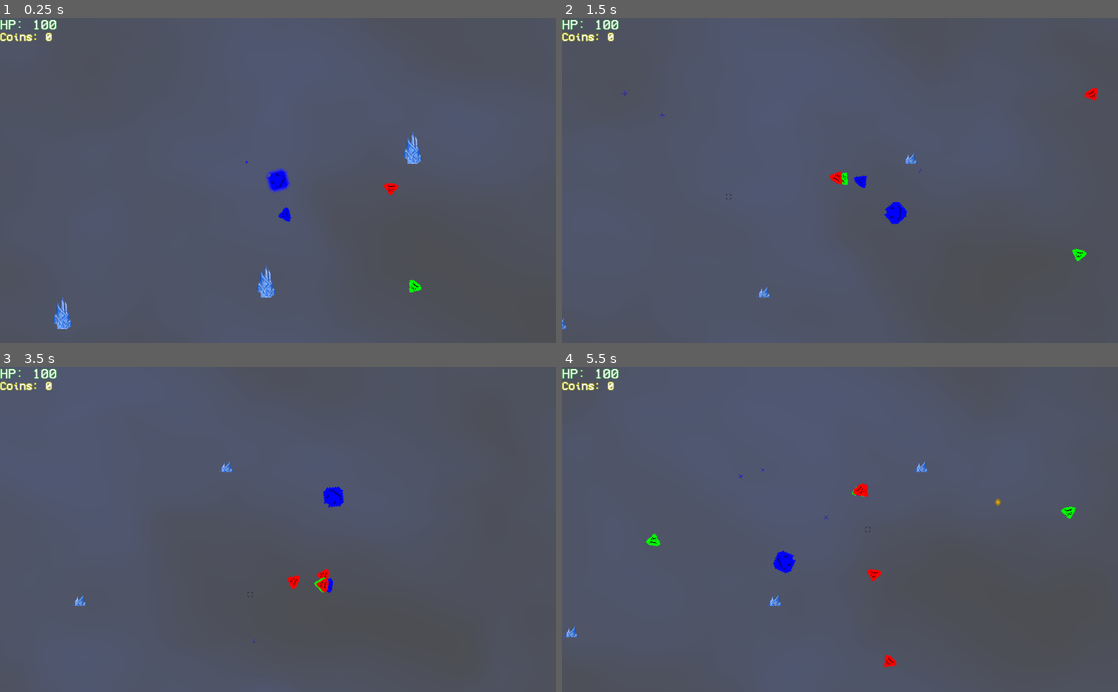
Above: before the commit, frames 1-4 (two rows, left to right).
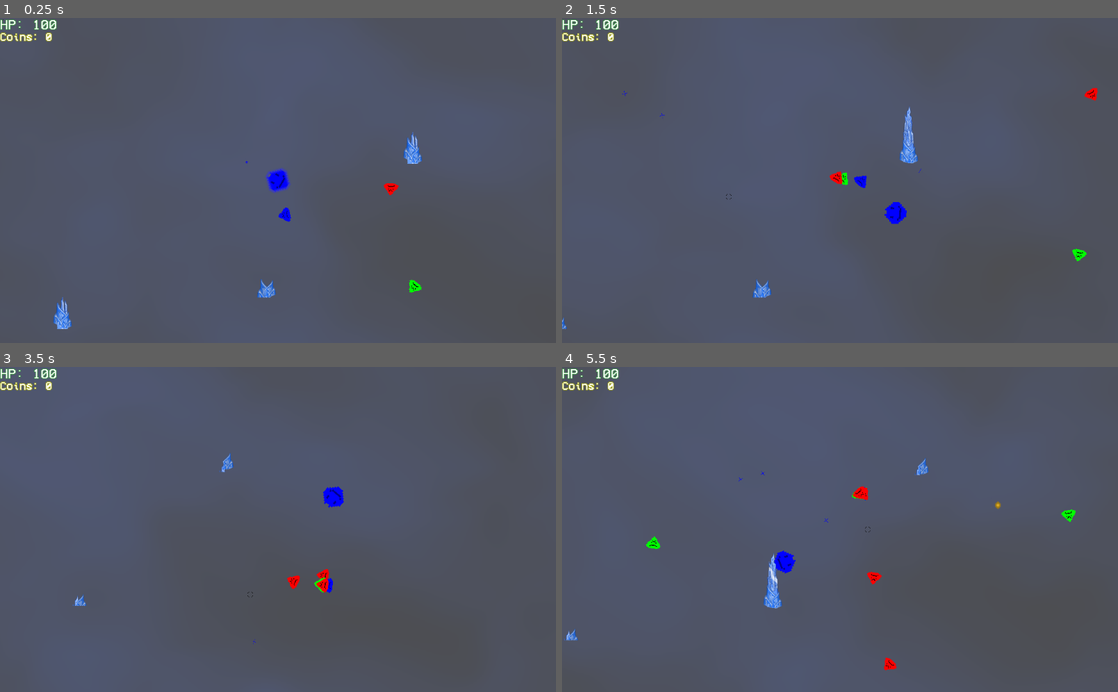
Above: after the commit, the same moments.

Repository: JuanG10/boss
Game: Godot game, scene res://proof of concept.tscn
The game is run twice, just before and just after one commit, with the same random seed, the same clock (stepped at 60 frames per second) and the same inputs. The engine's default icon, where the game draws it, is replaced by a stand-in: a white triangle on a blue panel in a dark square.
Inputs (mouse positions are in pixels of both pictures, inside the frame that each line leads up to):
- Up to frame 1 (0.25 s): no input
- Up to frame 2 (1.5 s): tap Enter (ui_accept) at 0.5, 0.77 s; move the mouse to (962, 164) at 0.52 s; hold D (right) 0.53-1.28 s; tap 5 (Activate_cuchillo) at 0.6 s; click (962, 164) at 0.67 s; move the mouse to (728, 196) at 1.27 s; hold S (down) from 1.28 s (still down); tap 1 (Activate_damage) at 1.35 s
- Up to frame 3 (3.5 s): tap Enter (ui_accept) at 1.52, 3.02 s; move the mouse to (333, 458) at 2.02 s; release S (down) at 2.03 s; hold D (right) 2.03-2.78 s; tap 4 (Activate_damage_1) at 2.1 s; move the mouse to (250, 594) at 2.77 s; hold W (up) from 2.78 s (still down); tap 2 (Activate_speed) at 2.85 s; click (250, 594) at 2.92 s
- Up to frame 4 (5.5 s): move the mouse to (1006, 578) at 3.52 s; release W (up) at 3.53 s; hold A (left) 3.53-5.03 s; tap E (next_color) at 3.6 s; tap Enter (ui_accept) at 3.77, 4.52 s; move the mouse to (673, 480) at 4.27 s; tap Q (previous_color) at 4.35 s; move the mouse to (867, 529) at 5.02 s; hold S (down) from 5.03 s (still down); tap 5 (Activate_cuchillo) at 5.1 s; click (867, 529) at 5.17 s

The runs differ from the first frame. In frame 1, 0.2% of the frame differs, in the area x 46-50%, y 76-87%; in frame 2, 0.4%; in frame 3, less than 0.1%; in frame 4, 0.8%, in the area x 0-93%, y 27-94%.

Commit message:
solucionadaTrampaAzulNoFuncionaba

Diff:
--- a/Player/Player.gd
+++ b/Player/Player.gd
@@ -43,6 +43,7 @@
 onready var poison_timer = $Poison_timer
 var is_poisoned = false
 var poison_speed = 2
+onready var frezze_timer = $Frezze_timer
 
 func initialize(l,c):
 	label = l
@@ -395,6 +396,9 @@
 #	speed = GlobalVariables.speed
 #	get_tree().current_scene.get_node("freeze_timer").queue_free()
 
+func _on_Frezze_timer_timeout():
+	speed = GlobalVariables.speed
+
 func _on_Poison_timer_timeout():
 	# Los timers deberían ser manejados en otro lado.
 	is_poisoned = false
--- a/Player/Player.tscn
+++ b/Player/Player.tscn
@@ -68,6 +68,9 @@
 [node name="Poison_timer" type="Timer" parent="."]
 wait_time = 8.0
 one_shot = true
+
+[node name="Frezze_timer" type="Timer" parent="."]
+wait_time = 8.0
 [connection signal="area_entered" from="Area2D" to="." method="_on_grab_coin"]
 [connection signal="timeout" from="Timer_shield" to="." method="_on_Timer_timeout"]
 [connection signal="timeout" from="Timer_corazon" to="." method="_on_Timer_corazon_timeout"]
@@ -77,3 +80,4 @@
 [connection signal="timeout" from="Timer_damage_1" to="." method="_on_Timer_damage_1_timeout"]
 [connection signal="timeout" from="Timer_cuchillo" to="." method="_on_Timer_cuchillo_timeout"]
 [connection signal="timeout" from="Poison_timer" to="." method="_on_Poison_timer_timeout"]
+[connection signal="timeout" from="Frezze_timer" to="." method="_on_Frezze_timer_timeout"]
--- a/Trampas/GenericTrap.tscn
+++ b/Trampas/GenericTrap.tscn
@@ -16,12 +16,15 @@
 }
 
 [node name="Activation_area" type="Area2D" parent="."]
+collision_layer = 3
+collision_mask = 3
 
 [node name="Activation_collision" type="CollisionShape2D" parent="Activation_area"]
 shape = SubResource( 1 )
 
 [node name="Arise_area" type="Area2D" parent="."]
-collision_mask = 2147483649
+collision_layer = 3
+collision_mask = 2147483651
 
 [node name="Arise_collision" type="CollisionShape2D" parent="Arise_area"]
 shape = SubResource( 2 )
--- a/Trampas/TrapBehavior.gd
+++ b/Trampas/TrapBehavior.gd
@@ -29,8 +29,8 @@
 	if animation_name == "activar" && !maked_dmg_once:
 		match animation.name:
 			TRAP_NAMES.blue:
-				player.add_child(GlobalVariables.create_timer(5, true, player, "frezze_timer", "_on_delete_frezze_timer"))
-				player.speed /= 2
+				player.speed *= 0.9
+				player.frezze_timer.start()
 			TRAP_NAMES.green:
 				player.is_poisoned = true
 				player.poison_timer.start()
--- a/global_variables.gd
+++ b/global_variables.gd
@@ -43,11 +43,11 @@
 
 func create_timer(time:int, one_shot:bool, who, timer_name:String, timer_stop_function_name:String)->Timer:
 	# No la pude probar pero podría servir en un futuro.
-	if who.get_node(timer_name) == null:
+	if who.get_node_or_null(timer_name) == null:
 		var new_timer = Timer.new()
 		new_timer.set_one_shot(one_shot)
 		new_timer.set_wait_time(time)
 		new_timer.connect("timeout", who, timer_stop_function_name)
 		new_timer.set_name(timer_name)
 		return new_timer
-	else: return null
+	else: return null # Sino jode el tipado.
